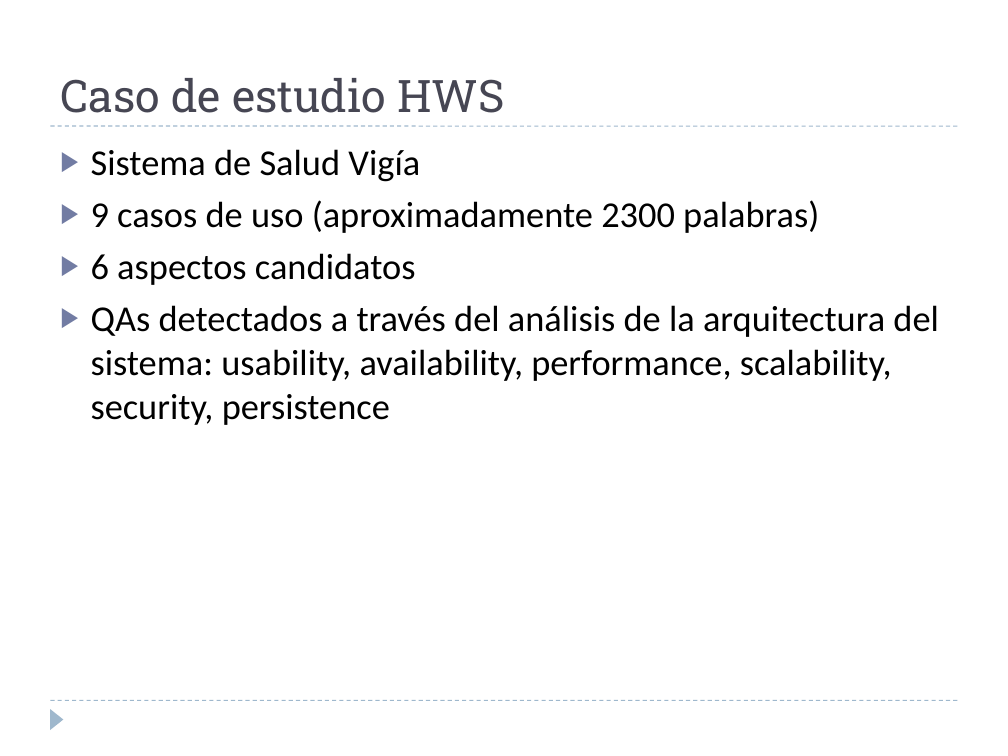
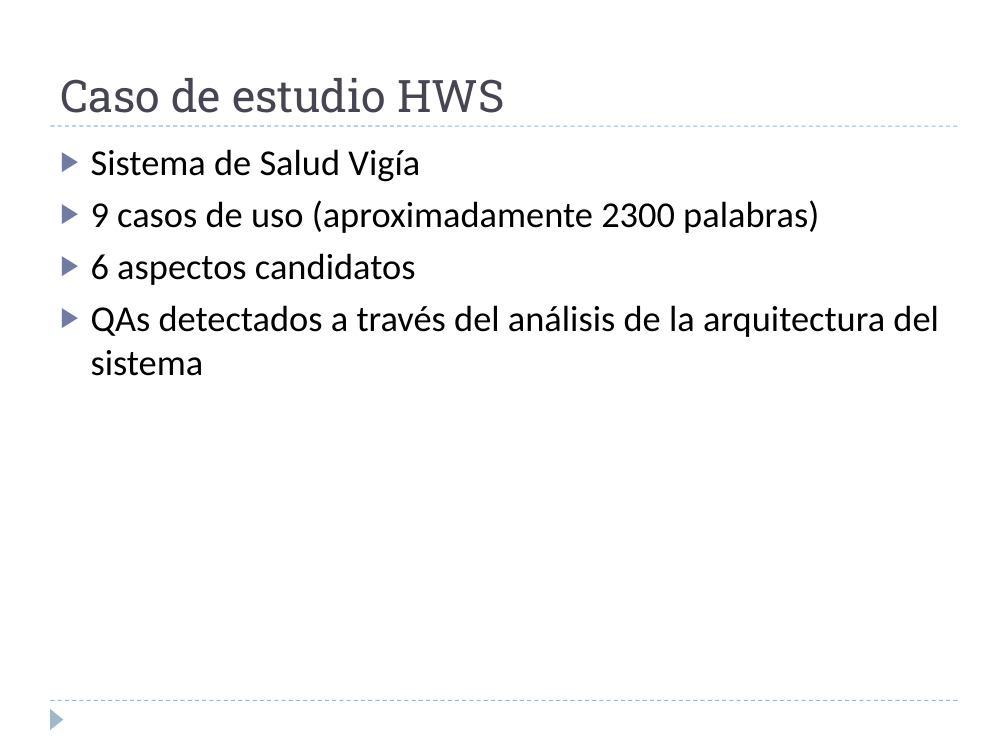
Before and after one commit to alejandrorago/qatesis2, a slide deck: slide 23 of Capitulos Finales/FilminasV0.2.pptx (slide 22 before the commit). Drawn at 1008x756 pixels with LibreOffice and Linux fonts; fonts in the diff are those of the drawing. Boxes give left, top, right and bottom in pixels: in the first picture for what was removed or moved away, otherwise in the second. Text is boxed around its words. In the diff, an @@ line names an element or a change of style, - is before the commit and + after.

```diff
--- a/Capitulos Finales/FilminasV0.2.pptx
+++ b/Capitulos Finales/FilminasV0.2.pptx
@@ text at box(91, 305, 939, 376): text changed @@
-▶ QAs detectados a través del análisis de la arquitectura del sistema: usability, availability, performance, scalability, security, persistence
+▶ QAs detectados a través del análisis de la arquitectura del sistema
```
Also in this commit, not shown: 14 other slides changed, 2 slides added, 1 slide removed.
